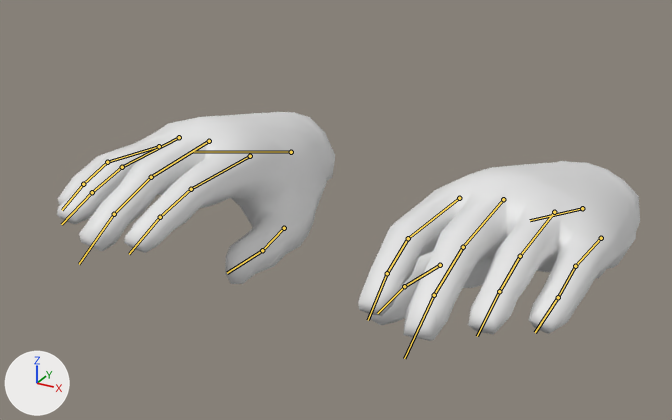
One commit to the FBX model Assets/Player/Meshes/SK_CharacterHands.fbx: the scene before it, then after it.
One viewpoint serves both versions: a 50 mm lens placed at (2.12, -3.86, 1.94), pointed at (-0.05, 0.08, -0.03). Arrows for +X, +Y and +Z are at lower left; the lights stay in place. The bones that bend it are drawn over the model as lines.

In view in the first picture: 'Hands_Neutral'.
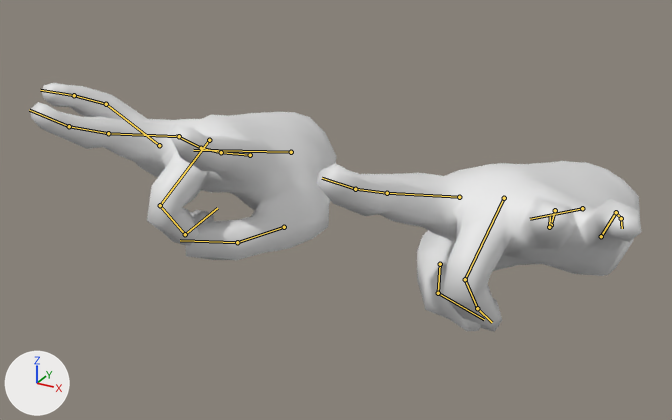
The newer file adds an action. The first version stands in its rest pose; the second is drawn at frame 1 of the action 'FingerFlick'.

Pixel boxes (x1, y1, x2, y2) of what changed, in the pictures (672 x 420 px):
'Hands_Neutral', posed (9% taller): before (57, 112, 640, 341); after (31, 83, 642, 332)
bone 'index01.R', root to tip: before (250, 156) to (191, 189); after (250, 155) to (221, 152)
bone 'index02.R', root to tip: before (191, 189) to (160, 217); after (221, 152) to (201, 148)
bone 'index03.R', root to tip: before (160, 217) to (129, 254); after (201, 148) to (176, 135)
bone 'middle01.R', root to tip: before (209, 141) to (151, 177); after (209, 140) to (160, 205)
bone 'middle02.R', root to tip: before (151, 177) to (114, 214); after (160, 205) to (185, 234)
bone 'middle03.R', root to tip: before (114, 214) to (79, 264); after (185, 234) to (217, 208)
bone 'ring01.R', root to tip: before (179, 137) to (122, 167); after (179, 136) to (108, 133)
bone 'ring02.R', root to tip: before (122, 167) to (92, 192); after (108, 133) to (69, 126)
bone 'ring03.R', root to tip: before (92, 192) to (61, 224); after (69, 126) to (29, 110)
bone 'pinky01.R', root to tip: before (159, 146) to (107, 162); after (159, 145) to (106, 104)
bone 'thumb01.R', root to tip: before (284, 228) to (262, 250); after (284, 227) to (237, 242)
bone 'thumb02.R', root to tip: before (262, 250) to (227, 273); after (237, 242) to (180, 240)
bone 'index01.L', root to tip: before (459, 198) to (408, 238); after (459, 197) to (387, 193)
bone 'index02.L', root to tip: before (408, 238) to (387, 273); after (387, 193) to (355, 189)
bone 'index03.L', root to tip: before (387, 273) to (368, 320); after (355, 189) to (322, 178)
bone 'middle01.L', root to tip: before (503, 199) to (463, 247); after (504, 198) to (465, 279)
bone 'middle02.L', root to tip: before (463, 247) to (434, 295); after (465, 279) to (477, 308)
bone 'ring01.L', root to tip: before (554, 212) to (520, 256); after (555, 210) to (551, 225)
bone 'ring02.L', root to tip: before (520, 256) to (499, 291); after (551, 225) to (549, 227)
bone 'ring03.L', root to tip: before (499, 291) to (477, 336); after (549, 227) to (550, 216)
bone 'pinky01.L', root to tip: before (601, 238) to (575, 266); after (601, 236) to (616, 212)
bone 'thumb01.L', root to tip: before (440, 265) to (404, 286); after (440, 264) to (438, 293)
bone 'thumb02.L', root to tip: before (404, 286) to (377, 313); after (438, 293) to (484, 319)

The edits, one by one:
Bone 'index01.R' (bone_index01_r) turns from (0, 0, 0) to (20, 12, 21) degrees about its own x, y and z.
Bone 'index02.R' (bone_index02_r) turns from (0, 0, 0) to (20, 0, 0) degrees about its own x, y and z.
Bone 'index03.R' (bone_index03_r) turns from (0, 0, 0) to (20, 0, 0) degrees about its own x, y and z.
Bone 'middle01.R' (bone_middle01_r) turns from (0, 0, 0) to (-22, 0, 0) degrees about its own x, y and z.
Bone 'middle02.R' (bone_middle02_r) turns from (0, 0, 0) to (-89, 0, 0) degrees about its own x, y and z.
Bone 'middle03.R' (bone_middle03_r) turns from (0, 0, 0) to (-47, 1, 0) degrees about its own x, y and z.
Bone 'ring01.R' (bone_ring01_r) turns from (0, 0, 0) to (18, 0, -13) degrees about its own x, y and z.
Bone 'ring02.R' (bone_ring02_r) turns from (0, 0, 0) to (18, 0, 0) degrees about its own x, y and z.
Bone 'ring03.R' (bone_ring03_r) turns from (0, 0, 0) to (18, 0, 0) degrees about its own x, y and z.
Bone 'pinky01.R' (bone_pinky01_r) turns from (0, 0, 0) to (39, 5, -14) degrees about its own x, y and z.
Bone 'thumb01.R' (bone_thumb01_r) turns from (0, 0, 0) to (-32, 0, 0) degrees about its own x, y and z.
Bone 'thumb02.R' (bone_thumb02_r) turns from (0, 0, 0) to (-32, 0, 0) degrees about its own x, y and z.
Bone 'index01.L' (bone_index01_l) turns from (0, 0, 0) to (18, 18, -8) degrees about its own x, y and z.
Bone 'index02.L' (bone_index02_l) turns from (0, 0, 0) to (18, 0, 0) degrees about its own x, y and z.
Bone 'index03.L' (bone_index03_l) turns from (0, 0, 0) to (18, 0, 0) degrees about its own x, y and z.
Bone 'middle01.L' (bone_middle01_l) turns from (0, 0, 0) to (-22, 0, 0) degrees about its own x, y and z.
Bone 'middle02.L' (bone_middle02_l) turns from (0, 0, 0) to (-89, 0, 0) degrees about its own x, y and z.
Bone 'ring01.L' (bone_ring01_l) turns from (0, 0, 0) to (17, -4, 12) degrees about its own x, y and z.
Bone 'ring02.L' (bone_ring02_l) turns from (0, 0, 0) to (17, 0, 0) degrees about its own x, y and z.
Bone 'ring03.L' (bone_ring03_l) turns from (0, 0, 0) to (17, 0, 0) degrees about its own x, y and z.
Bone 'pinky01.L' (bone_pinky01_l) turns from (0, 0, 0) to (32, 2, 19) degrees about its own x, y and z.
Bone 'thumb01.L' (bone_thumb01_l) turns from (0, 0, 0) to (-32, 0, 0) degrees about its own x, y and z.
Bone 'thumb02.L' (bone_thumb02_l) turns from (0, 0, 0) to (-32, 0, 0) degrees about its own x, y and z.
